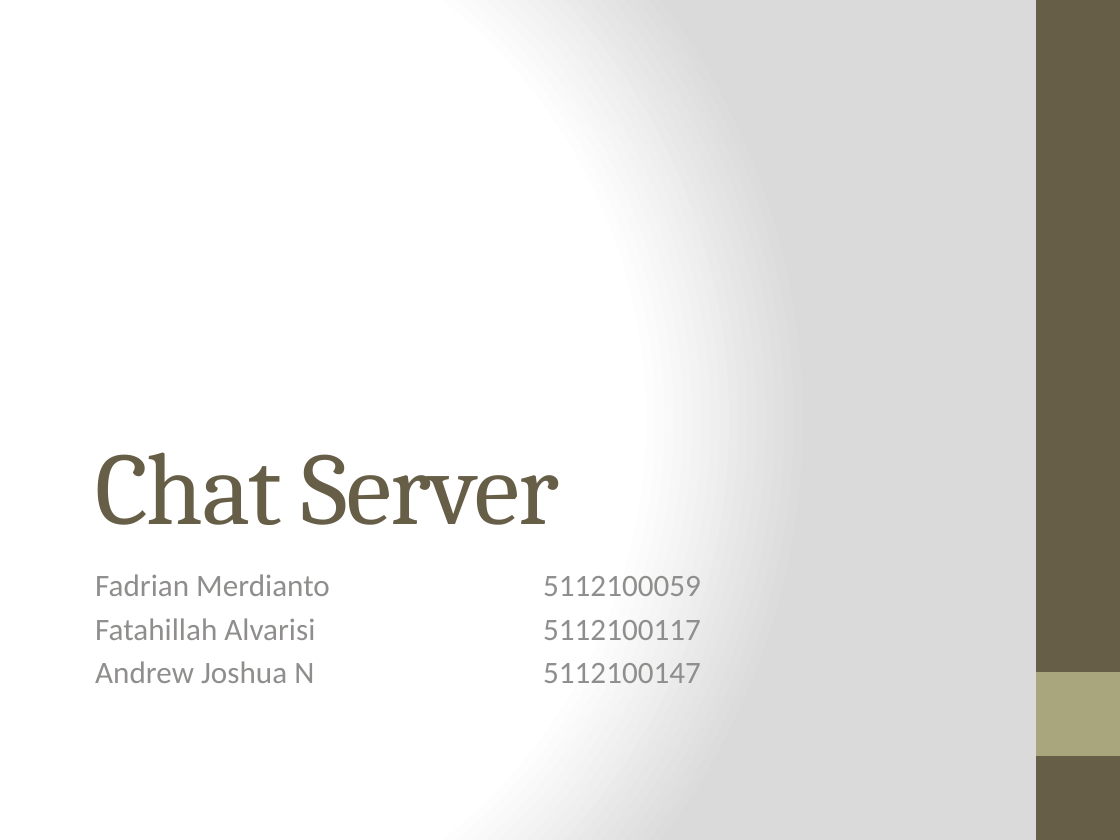
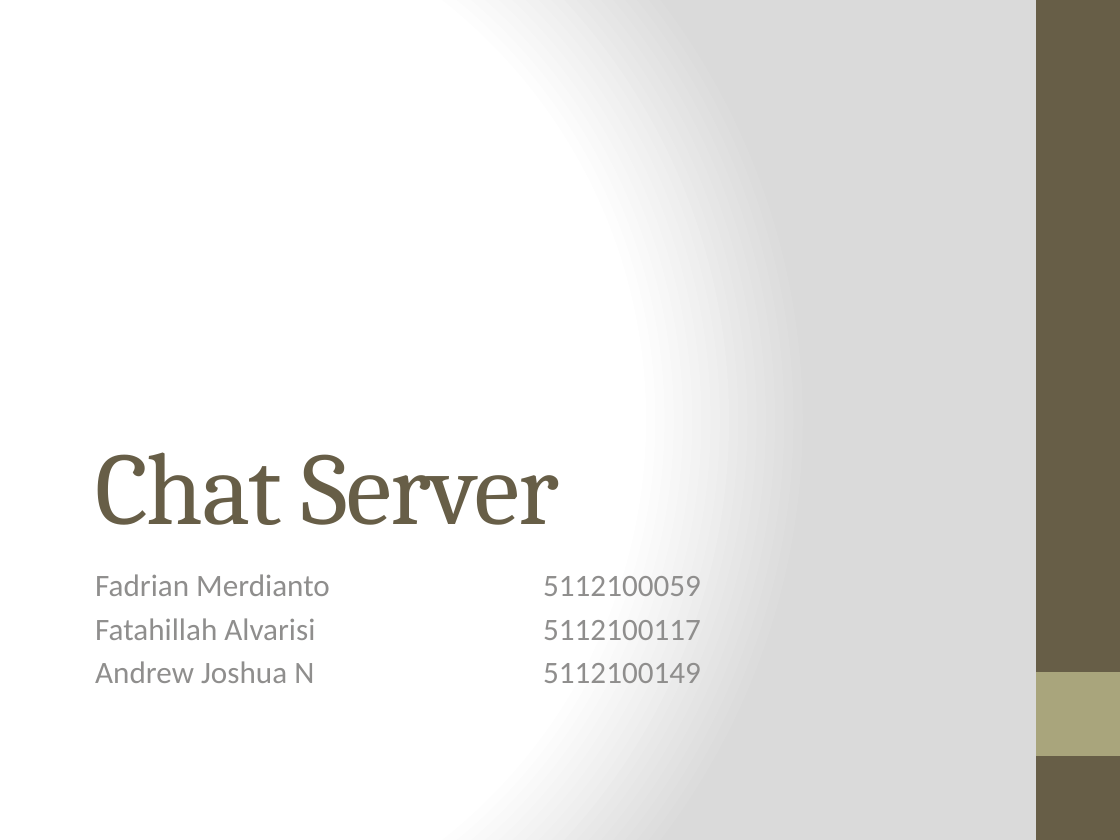
Before and after one commit to alvarisi/KIJ-chat, a slide deck: slide 1 of Presentasi.pptx. Drawn at 1120x840 pixels with LibreOffice and Linux fonts; fonts in the diff are those of the drawing. Boxes give left, top, right and bottom in pixels: in the first picture for what was removed or moved away, otherwise in the second. Text is boxed around its words. In the diff, an @@ line names an element or a change of style, - is before the commit and + after.

```diff
--- a/Presentasi.pptx
+++ b/Presentasi.pptx
@@ subtitle at (95, 661, 701, 683): text changed @@
-Andrew Joshua N 5112100147
+Andrew Joshua N 5112100149
```
Also in this commit, not shown: 1 other slide changed.
